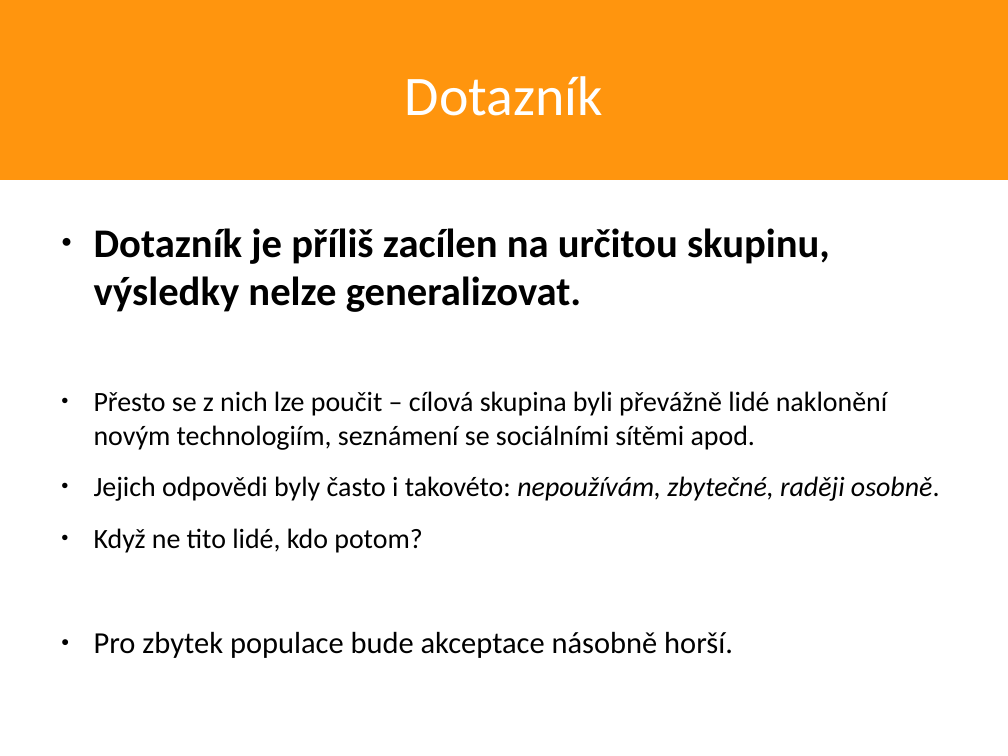
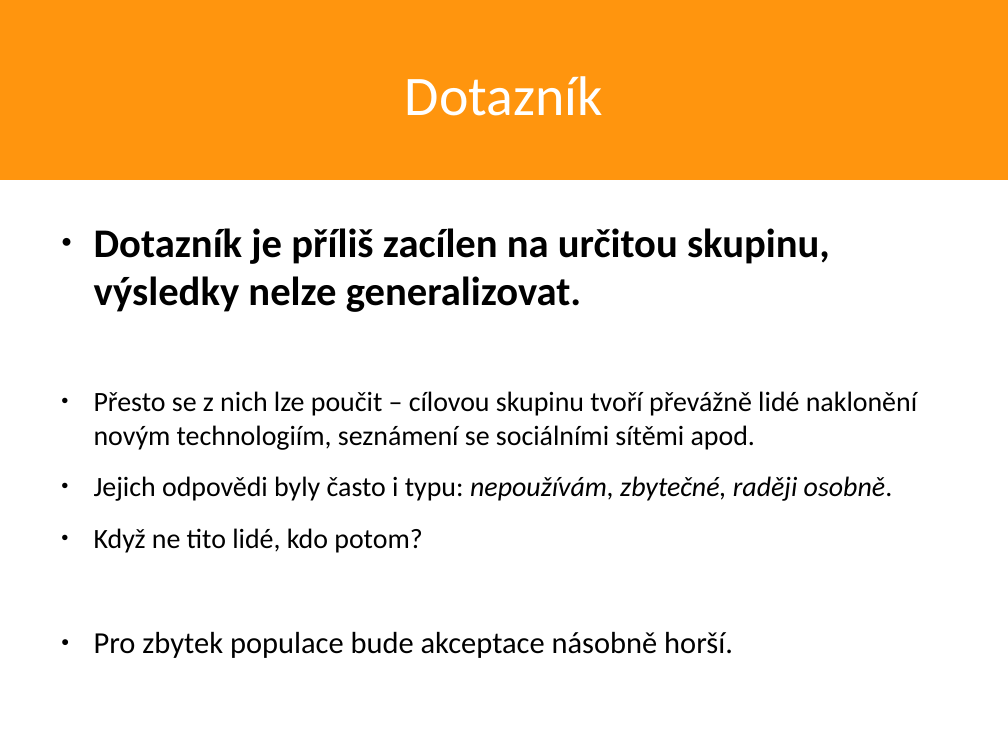
Before and after one commit to honzajavorek/oleander, a slide deck: slide 19 of doc/presentation/presentation.odp. Drawn at 1008x756 pixels with LibreOffice and Linux fonts; fonts in the diff are those of the drawing. Boxes give left, top, right and bottom in pixels: in the first picture for what was removed or moved away, otherwise in the second. Text is boxed around its words. In the diff, an @@ line names an element or a change of style, - is before the commit and + after.

```diff
--- a/doc/presentation/presentation.odp
+++ b/doc/presentation/presentation.odp
@@ text at [94,391,917,501]: text changed @@
-● Přesto se z nich lze poučit – cílová skupina byli převážně lidé naklonění novým technologiím, seznámení se sociálními sítěmi apod.
-● Jejich odpovědi byly často i takovéto: nepoužívám, zbytečné, raději osobně.
+● Přesto se z nich lze poučit – cílovou skupinu tvoří převážně lidé naklonění novým technologiím, seznámení se sociálními sítěmi apod.
+● Jejich odpovědi byly často i typu: nepoužívám, zbytečné, raději osobně.
```
Also in this commit, not shown: 4 other slides changed, 1 other file.
